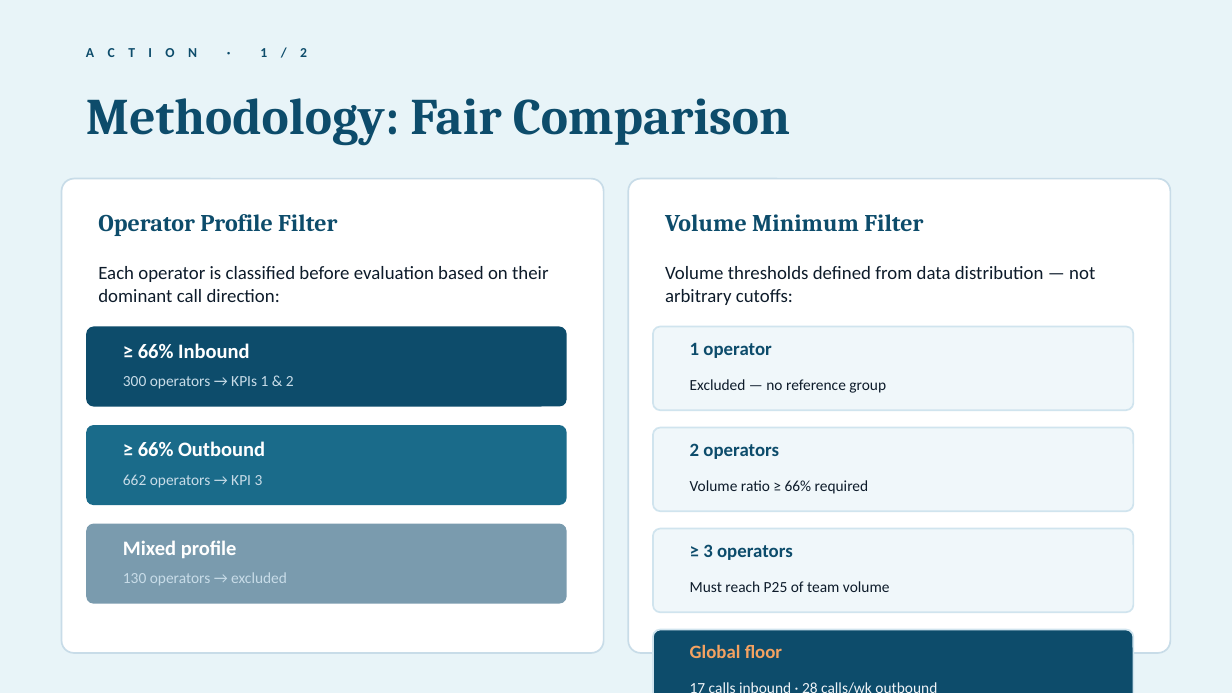
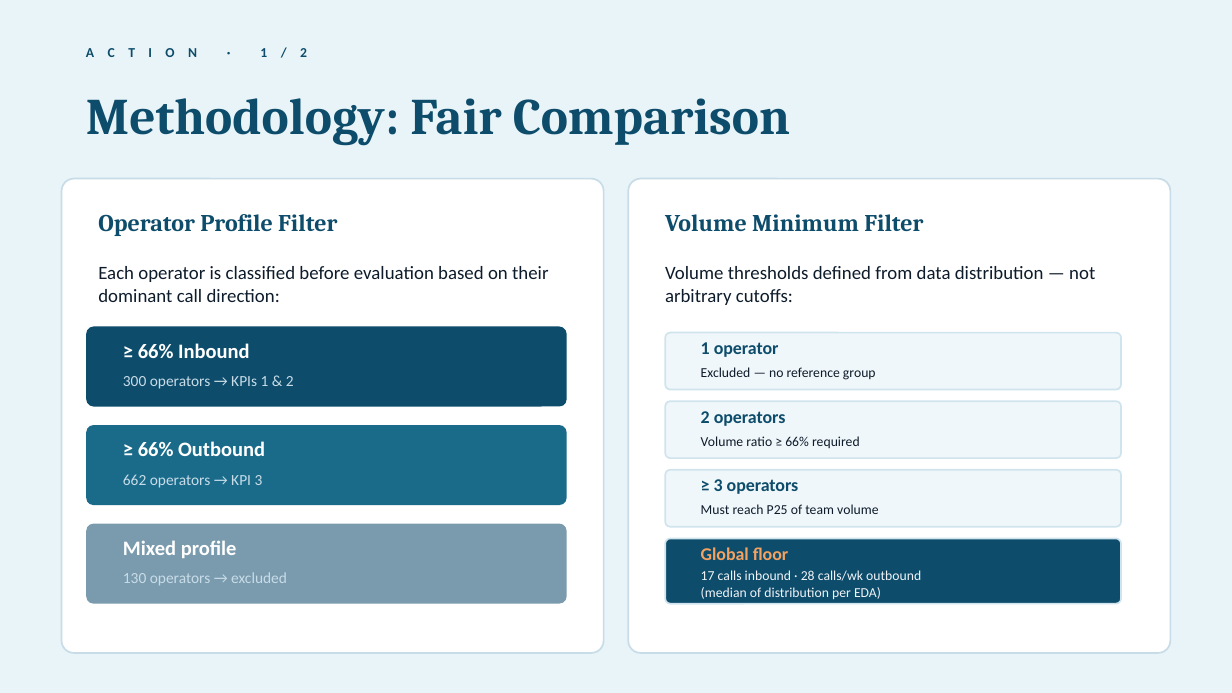
Before and after one commit to rodriguesbrian/tt14_call_me_maybe_project, a slide deck: slide 4 of reports/call_me_maybe_presentation.pptx. Drawn at 1232x693 pixels with LibreOffice and Linux fonts; fonts in the diff are those of the drawing. Boxes give left, top, right and bottom in pixels: in the first picture for what was removed or moved away, otherwise in the second. Text is boxed around its words. In the diff, an @@ line names an element or a change of style, - is before the commit and + after.

```diff
--- a/reports/call_me_maybe_presentation.pptx
+++ b/reports/call_me_maybe_presentation.pptx
@@ rounded rectangle: place and size @@
-rounded rectangle at box(653, 326, 1133, 410)
+rounded rectangle at box(665, 333, 1121, 389)
@@ text "1 operator": place and size @@
-text "1 operator" at box(690, 342, 771, 358)
+text "1 operator" at box(701, 342, 779, 357)
@@ text "Excluded — no reference group": place and size @@
-text "Excluded — no reference group" at box(690, 379, 886, 393)
+text "Excluded — no reference group" at box(701, 367, 876, 380)
@@ rounded rectangle: place and size @@
-rounded rectangle at box(653, 428, 1133, 511)
+rounded rectangle at box(665, 402, 1121, 458)
@@ text "2 operators": place and size @@
-text "2 operators" at box(690, 443, 779, 459)
+text "2 operators" at box(701, 411, 786, 426)
@@ text "Volume ratio ≥ 66% required": place and size @@
-text "Volume ratio ≥ 66% required" at box(690, 480, 868, 494)
+text "Volume ratio ≥ 66% required" at box(701, 436, 860, 448)
@@ rounded rectangle: place and size @@
-rounded rectangle at box(653, 529, 1133, 612)
+rounded rectangle at box(665, 469, 1121, 526)
@@ text "≥ 3 operators": place and size @@
-text "≥ 3 operators" at box(703, 544, 793, 560)
+text "≥ 3 operators" at box(714, 479, 799, 494)
@@ text "Must reach P25 of team ...": place and size @@
-text "Must reach P25 of team ..." at box(690, 581, 890, 592)
+text "Must reach P25 of team ..." at box(701, 504, 878, 514)
@@ rounded rectangle: place and size @@
-rounded rectangle at box(653, 630, 1133, 693)
+rounded rectangle at box(665, 538, 1121, 604)
@@ size 11 to 10.5 pt in 4 elements at box(701, 342, 779, 357), box(701, 411, 786, 426), box(714, 479, 799, 494), box(701, 547, 788, 560) @@
@@ size 9 to 8 pt in 4 elements at box(701, 367, 876, 380), box(701, 436, 860, 448), box(701, 504, 878, 514), box(701, 570, 921, 600) @@
@@ text "Global floor": place and size @@
-text "Global floor" at box(690, 644, 782, 658)
+text "Global floor" at box(701, 547, 788, 560)
@@ text "17 calls inbound · 28 ...": place and size @@
-text "17 calls inbound · 28 ..." at box(690, 682, 937, 693)
+text "17 calls inbound · 28 ..." at box(701, 570, 921, 600)
```
Also in this commit, not shown: 1 other slide changed.
